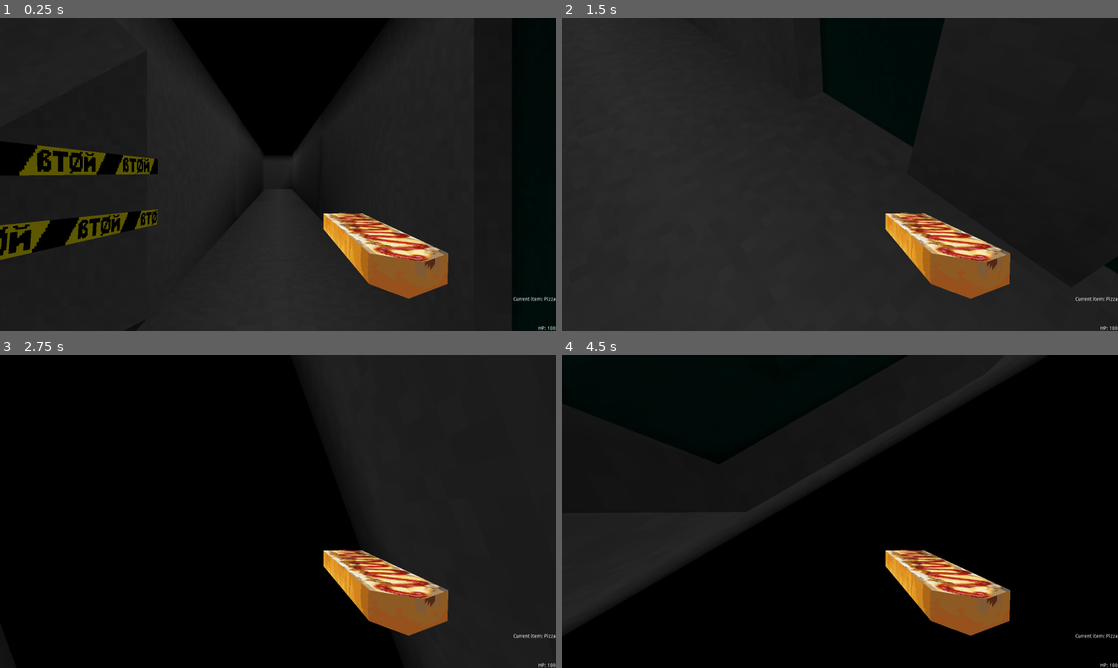
Above: before the commit, frames 1-4 (two rows, left to right).
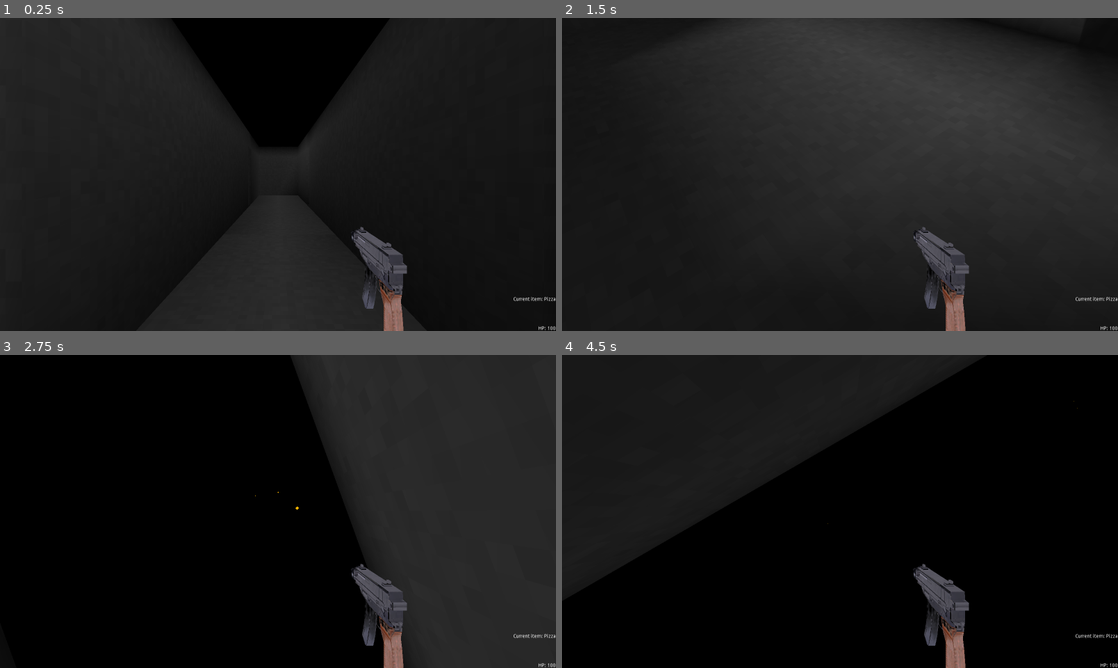
Above: after the commit, the same moments.

Repository: piotr-rudnik/spookt
Game: Godot game, scene res://scenes/main_scene.tscn
The game is run twice, just before and just after one commit, with the same random seed, the same clock (stepped at 60 frames per second) and the same inputs.
Inputs (mouse positions are in pixels of both pictures, inside the frame that each line leads up to):
- Up to frame 1 (0.25 s): no input
- Up to frame 2 (1.5 s): move the mouse to (962, 158) at 0.52 s; press the mouse at (962, 158) at 0.53 s; hold D (ui_right) 0.53-1.28 s; tap Q (ui_weapon_change) at 0.8, 1.35 s; move the mouse to (728, 190) at 1.27 s; release the mouse at (728, 190) at 1.28 s; hold S (ui_down) from 1.28 s (still down)
- Up to frame 3 (2.75 s): tap F (ui_pickup, bound only after the commit) at 1.55, 2.1 s; move the mouse to (333, 442) at 2.02 s; release S (ui_down) at 2.03 s; press the mouse at (333, 442) at 2.03 s; hold D (ui_right) from 2.03 s (still down)
- Up to frame 4 (4.5 s): tap Enter at 2.75 s; move the mouse to (812, 574) at 2.77 s; release D (ui_right) at 2.78 s; release the mouse at (812, 574) at 2.78 s; hold W (ui_up) 2.78-3.53 s; click (812, 574) at 2.85 s; tap Q (ui_weapon_change) at 3.05 s; tap Space at 3.5 s; move the mouse to (1006, 558) at 3.52 s; hold Q (ui_weapon_change) 3.53-4.28 s; hold A (ui_left) from 3.53 s (still down); tap F (ui_pickup, bound only after the commit) at 3.8, 4.35 s; move the mouse to (673, 464) at 4.27 s

The runs differ from the first frame. In frame 1, 9.4% of the frame differs, in the area x 0-100%, y 0-100%; in frame 2, 20%; in frame 3, 4.3%; in frame 4, 19%.

Commit message:
weapons update

Diff:
--- a/default_env.tres
+++ b/default_env.tres
@@ -5,3 +5,4 @@
 [resource]
 background_mode = 1
 background_sky = SubResource( 1 )
+fog_color = Color( 0, 0, 0, 1 )
--- a/project.godot
+++ b/project.godot
@@ -33,13 +33,19 @@
 "class": "Weapon2",
 "language": "GDScript",
 "path": "res://scripts/Weapon2.gd"
+}, {
+"base": "RigidBody",
+"class": "WeaponPickup",
+"language": "GDScript",
+"path": "res://scripts/WeaponPickup.gd"
 } ]
 _global_script_class_icons={
 "Bullet": "",
 "Item": "",
 "NPCBase": "",
 "Weapon1": "",
-"Weapon2": ""
+"Weapon2": "",
+"WeaponPickup": ""
 }
 
 [application]
@@ -89,6 +95,11 @@
 "events": [ Object(InputEventMouseButton,"resource_local_to_scene":false,"resource_name":"","device":0,"alt":false,"shi …(212 unchanged characters)…
  ]
 }
+ui_pickup={
+"deadzone": 0.5,
+"events": [ Object(InputEventKey,"resource_local_to_scene":false,"resource_name":"","device":0,"alt":false,"shift":false,"control":false,"meta":false,"command":false,"pressed":false,"scancode":70,"unicode":0,"echo":false,"script":null)
+ ]
+}
 
 [rendering]
 
--- a/scenes/character.tscn
+++ b/scenes/character.tscn
@@ -14,6 +14,9 @@
 transform = Transform( 1, 0, 0, 0, -1.62921e-07, -1, 0, 1, -1.62921e-07, -0.0576249, 0.0808706, 0 )
 shape = SubResource( 1 )
 
+[node name="RayCast" type="RayCast" parent="."]
+transform = Transform( 1, 0, 0, 0, 1, 0, 0, 0, 1, -0.096, 0, 0 )
+
 [node name="Head" type="Camera" parent="."]
 transform = Transform( 1, 0, 0, 0, 1, 0, 0, 0, 1, -0.0964553, 0.264633, 0.0323504 )
 current = true
--- a/scenes/character_viewport.tscn
+++ b/scenes/character_viewport.tscn
@@ -1,9 +1,10 @@
-[gd_scene load_steps=6 format=2]
+[gd_scene load_steps=7 format=2]
 
 [ext_resource path="res://scripts/Viewport.gd" type="Script" id=1]
 [ext_resource path="res://scenes/character.tscn" type="PackedScene" id=2]
 [ext_resource path="res://flats.tscn" type="PackedScene" id=3]
 [ext_resource path="res://scenes/NPCFurry.tscn" type="PackedScene" id=4]
+[ext_resource path="res://scripts/WeaponPickup.gd" type="Script" id=5]
 
 [sub_resource type="NavigationMesh" id=1]
 vertices = PoolVector3Array( -19.3029, 0.4, -64.4, -16.6029, 0.4, -64.4, -16.3029, 0.4, -65.6, -19.6029, 0.4, -65.6, -2 …(15184 unchanged characters)…
@@ -27,7 +28,7 @@
 script = ExtResource( 1 )
 
 [node name="Player" parent="character_viewport" instance=ExtResource( 2 )]
-transform = Transform( 1, 0, 0, 0, 1, 0, 0, 0, 1, 0, 4.35359, 0 )
+transform = Transform( 1, 0, 0, 0, 1, 0, 0, 0, 1, 0, 4.35359, -24.6646 )
 
 [node name="PiesPajak" parent="character_viewport" instance=ExtResource( 4 )]
 transform = Transform( 1, 0, 0, 0, 1, 0, 0, 0, 1, 13.9407, 1.51052, 17.8459 )
@@ -40,3 +41,7 @@
 
 [node name="flats" parent="character_viewport/Navigation/NavigationMeshInstance" instance=ExtResource( 3 )]
 transform = Transform( 4, 0, 0, 0, 4, 0, 0, 0, 4, 0, 0, 0 )
+
+[node name="RigidBody" type="RigidBody" parent="character_viewport"]
+transform = Transform( 1, 0, 0, 0, 1, 0, 0, 0, 1, 0, 8.10472, 8.26203 )
+script = ExtResource( 5 )
--- a/scenes/items/Bullet.tscn
+++ b/scenes/items/Bullet.tscn
@@ -1,15 +1,26 @@
-[gd_scene load_steps=4 format=2]
+[gd_scene load_steps=5 format=2]
 
 [ext_resource path="res://scenes/items/Bullet.gd" type="Script" id=1]
-[ext_resource path="res://models/ammo1.glb" type="PackedScene" id=2]
 
 [sub_resource type="SphereShape" id=1]
 radius = 0.2
 
+[sub_resource type="CapsuleMesh" id=2]
+radius = 0.15
+radial_segments = 4
+rings = 2
+
+[sub_resource type="SpatialMaterial" id=3]
+flags_unshaded = true
+albedo_color = Color( 1, 0.72549, 0, 1 )
+
 [node name="Bullet" type="KinematicBody"]
 script = ExtResource( 1 )
 
-[node name="ammo1" parent="." instance=ExtResource( 2 )]
-
 [node name="CollisionShape" type="CollisionShape" parent="."]
 shape = SubResource( 1 )
+
+[node name="MeshInstance" type="MeshInstance" parent="."]
+transform = Transform( 1, 0, 0, 0, 1, 0, 0, 0, 1, 0, 0, 0.44839 )
+mesh = SubResource( 2 )
+material/0 = SubResource( 3 )
--- a/scripts/Item.gd
+++ b/scripts/Item.gd
@@ -5,17 +5,33 @@
 var model
 var bullet
 
-var bullet_damage
-var shooting_speed
+#var bullet_damage
+#var shooting_speed
 
-func spawn_bullet(speed):
+var mesh_instance
+var sound_player
+
+func spawn_bullet(speed,damage):
 	var bullet_instance = bullet.instance()
 	print(bullet_instance.transform.origin)
 	get_viewport().add_child(bullet_instance)
 	bullet_instance.global_transform = global_transform
+	bullet_instance.speed = speed
+	bullet_instance.bullet_damage = damage
+
+func play_sound():
+	sound_player.play()
+
+var ammo = 0
 
 var actions = [
-	[0.2, "spawn_bullet", [100]]
+	[0.2, "spawn_bullet", [250,10], 30, load("res://sound/gune.wav")],
+	[1, "play_sound", [], 16000, load("res://sound/horn.wav")],
+]
+
+var models = [
+	["Pizza",load("res://scenes/pizza.tscn")],
+	["Skorpion",load("res://scenes/skorpion.tscn")]
 ]
 
 var shot_timer = null
@@ -26,11 +42,15 @@
 
 func use():
 	if can_shoot:
-		callv(actions[0][1],actions[0][2])
-		shot_timer.start()
-		can_shoot = false
+		if ammo > 0:
+			sound_player.play()
+			callv(actions[0][1],actions[0][2])
+			shot_timer.start()
+			can_shoot = false
+			ammo -= 1
 
 func _ready():
+	randomize()
 	actions.shuffle()
 	shot_timer = Timer.new()
 	shot_timer.wait_time = actions[0][0]
@@ -38,5 +58,17 @@
 	add_child(shot_timer)
 	shot_timer.connect("timeout",self,"shoot_reset")
 
-	var mesh_instance = model.instance()
+	models.shuffle()
+	model = models[0][1]
+	item_name = models[0][0]
+
+	mesh_instance = model.instance()
 	add_child(mesh_instance)
+
+	bullet = load("res://scenes/items/Bullet.tscn")
+
+	ammo = actions[0][3]
+
+	sound_player = AudioStreamPlayer.new()
+	sound_player.stream = actions[0][4]
+	add_child(sound_player)
--- a/scripts/MeleeAttack.gd
+++ b/scripts/MeleeAttack.gd
@@ -1,7 +1,7 @@
 extends Area
 
 var bodies_collided = []
-export(float) var damage = 1
+export(float) var damage = 20
 export(float) var time = 1
 
 func _physics_process(delta):
--- a/scripts/NPCFurry.gd
+++ b/scripts/NPCFurry.gd
@@ -3,7 +3,7 @@
 var attack_scene = preload("res://scenes/FurryAttack.tscn")
 
 func _ready():
-	hp = 10
+	hp = 100
 	$RayCast.transform.origin.y = 1
 	hurt_animations = ["hurt1","hurt2"]
 	attacks = [
--- a/scripts/Weapon1.gd
+++ b/scripts/Weapon1.gd
@@ -5,5 +5,5 @@
 	model = load("res://scenes/pizza.tscn")
 	bullet = load("res://scenes/items/Bullet.tscn")
 	item_name = "Pizza"
-	bullet_damage = 10
-	shooting_speed = 0.1
+	#bullet_damage = 10
+	#shooting_speed = 0.1
--- a/scripts/Weapon2.gd
+++ b/scripts/Weapon2.gd
@@ -5,5 +5,5 @@
 	model = load("res://scenes/skorpion.tscn")
 	bullet = load("res://scenes/items/Bullet.tscn")
 	item_name = "Skorpion"
-	bullet_damage = 20
-	shooting_speed = 0.2
+	#bullet_damage = 20
+	#shooting_speed = 0.2
--- /dev/null
+++ b/scripts/WeaponPickup.gd
@@ -0,0 +1,28 @@
+class_name WeaponPickup extends RigidBody
+
+var collision_shape = null
+var weapon = null
+
+func set_weapon(_weapon):
+	if collision_shape:
+		collision_shape.queue_free()
+	if weapon:
+		weapon.queue_free()
+	weapon = _weapon
+	weapon.transform = Transform.IDENTITY
+	if weapon.get_parent():
+		weapon.get_parent().remove_child(weapon)
+	add_child(weapon)
+	weapon.mesh_instance.transform.origin = Vector3(0,0,0)
+	collision_shape = CollisionShape.new()
+	collision_shape.shape = weapon.mesh_instance.get_node("Armature/Skeleton").get_child(0).mesh.create_convex_shape()
+	add_child(collision_shape)
+
+	apply_impulse(Vector3(0,0,0),Vector3(0,8,0))
+
+func generate():
+	set_weapon(Item.new())
+
+func _ready():
+	generate()
+	add_collision_exception_with(get_node("../Player"))
--- a/scripts/character.gd
+++ b/scripts/character.gd
@@ -9,7 +9,9 @@
 var stick_amount = 10
 var mouse_sensitivity = 10
 var hp = 100
-var grounded = true
+#var grounded = true
+
+var pickup_dist = 6
 
 var inventory = []
 var weapons = []
@@ -51,8 +53,8 @@
 func _ready():
 	Input.set_mouse_mode(Input.MOUSE_MODE_CAPTURED)
 	Input.set_mouse_mode(Input.MOUSE_MODE_VISIBLE)
-	weapons.append(Weapon1.new())
-	weapons.append(Weapon2.new())
+	weapons.append(Item.new())
+	#weapons.append(Weapon2.new())
 	set_current_item(weapons[0])
 
 func _input(event):
@@ -69,10 +71,22 @@
 	######################################
 	## Action keys
 	######################################
-	if Input.is_action_pressed("ui_weapon_change"):
-		if can_change_weapon:
-			change_weapon_next()
-			can_change_weapon = false
+	$RayCast.cast_to = $RayCast.to_local($Head.to_global(Vector3(0,0,-pickup_dist)))
+	$RayCast.force_raycast_update()
+	var col = $RayCast.get_collider()
+	if col is WeaponPickup:
+		if Input.is_action_just_pressed("ui_pickup"):
+			var wpn = weapons[0]
+			weapons[0] = col.weapon
+			col.remove_child(col.weapon)
+			set_current_item(weapons[0])
+			col.weapon = null
+			col.set_weapon(wpn)
+
+	#if Input.is_action_pressed("ui_weapon_change"):
+	#	if can_change_weapon:
+	#		change_weapon_next()
+	#		can_change_weapon = false
 
 	if !Input.is_action_pressed("ui_weapon_change"):
 		can_change_weapon = true
Not shown, added: sound/gune.wav.import
Not shown, added: sound/horn.wav.import
Not shown, added: sound/gune.wav
Not shown, added: sound/horn.wav
